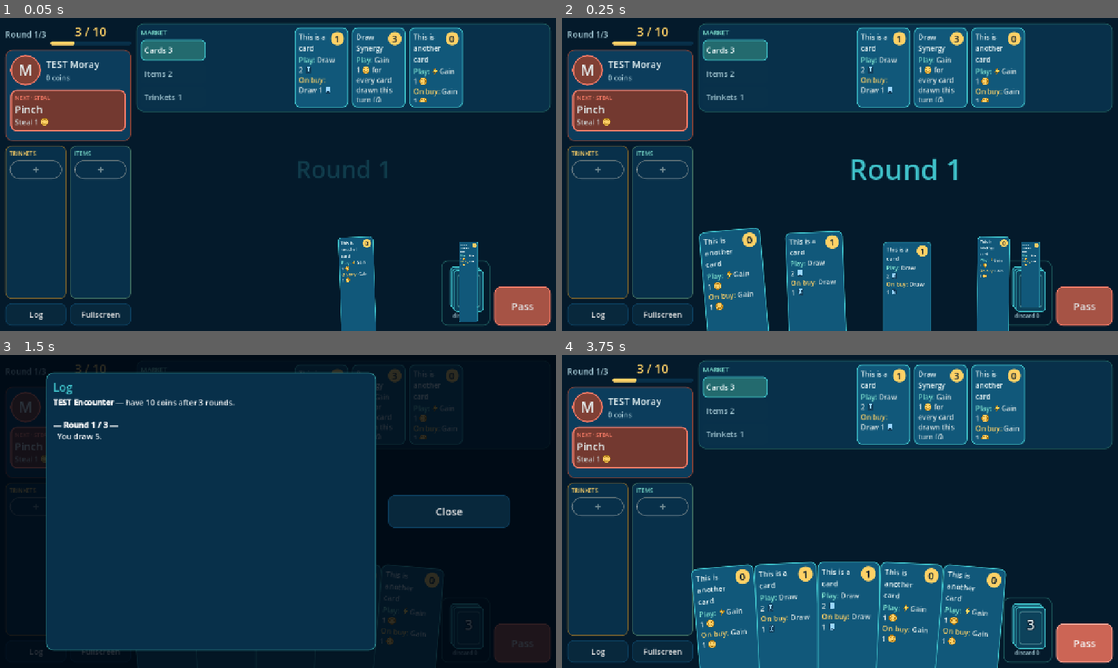
Above: before the commit, frames 1-4 (two rows, left to right).
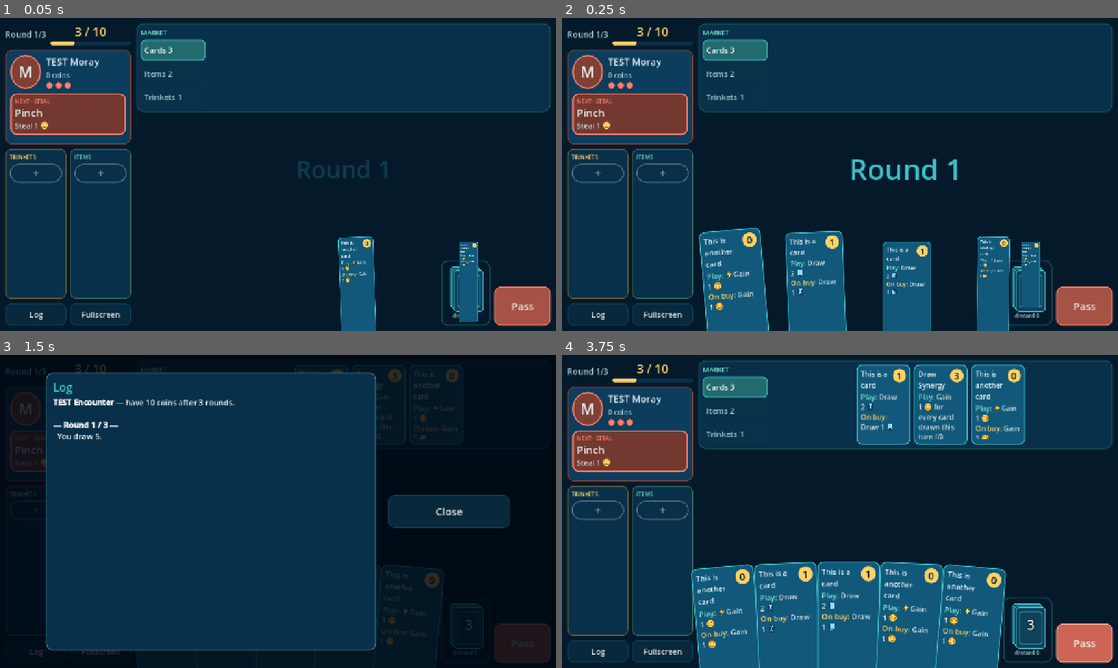
Above: after the commit, the same moments.

Repository: nimrodgo/untitled-game
Game: Godot game, scene res://scenes/main.tscn
The game is run twice, just before and just after one commit, with the same random seed, the same clock (stepped at 60 frames per second) and the same inputs.
Inputs:
- Up to frame 1 (0.05 s): no input
- Up to frame 2 (0.25 s): no input
- Up to frame 3 (1.5 s): click "Log" at 0.5 s; click "Cards 3" at 1.25 s
- Up to frame 4 (3.75 s): click "Items 2" at 2 s; click "Trinkets 1" at 2.75 s; click "Pass" at 3.5 s

The runs differ from the first frame. In frame 1, 10% of the frame differs, in the area x 0-84%, y 2-53%; in frame 2, 10%; in frame 3, 0.2%; in frame 4, 2.6%.

Commit message:
Market restocks only at round start; enemy has limited actions per round; turn = round
- Buying no longer refills a market slot; all card slots restock at the start
  of each round (sold-out item/trinket slots refill from their pools)
- EnemyData.actions_per_round (default 3): the enemy answers your actions until
  it runs out; pips on its panel show what's left
- 'This turn' now means the whole round, so Draw Synergy counts every card drawn
  this round (opening hand excluded); trinkets are once per round

Co-Authored-By: Claude Opus 5.5 <noreply@anthropic.com>
Claude-Session: https://claude.ai/code/session_01TBZeBavP1t1KXm3GvPKJ3w

Diff:
--- a/scripts/core/encounter.gd
+++ b/scripts/core/encounter.gd
@@ -3,12 +3,13 @@
 ## The rules engine for a single encounter. UI-agnostic: the screen and the
 ## headless simulator both drive it through the public methods.
 ##
-## Structure: `rounds` rounds. At round start you draw a hand. Each of your
-## turns = any number of FREE actions (instant cards, using a trinket) followed
-## by exactly ONE action (play a card, or buy a card/item/trinket/enhancement,
-## or upgrade a trinket) — or PASS, which ends the round for you.
-## The enemy doesn't play cards: after every action you take it resolves its
-## next scripted intent (always visible in advance).
+## Structure: `rounds` rounds; each round is one TURN for you. You draw a hand,
+## then take ACTIONS one at a time: any number of FREE ones (instant cards,
+## using a trinket) and normal ones (play a card, buy a card/item/trinket/
+## upgrade, upgrade a trinket). PASS ends your turn and the round.
+## The enemy doesn't play cards: it answers each of your normal actions with
+## its next scripted intent (always visible), up to actions_per_round times.
+## The market restocks at the start of each round.
 ## After the last round you win if coins >= coin_target.
 
 signal changed
@@ -26,7 +27,8 @@
 var active: PlayerState
 var is_over := false
 var won := false
-var _actions_since_enemy := 0
+## Enemy intents still available this round.
+var enemy_actions_left := 0
 ## Where the most recently bought card went (the UI animates it there).
 var last_bought_zone: GameRules.Zone = GameRules.DEFAULT_BUY_DESTINATION
 
@@ -151,7 +153,6 @@
 	log_line("You play %s%s." % [_card_name(card), " (instant)" if instant else ""])
 	var ctx := _ctx(p, card)
 	p.cards_played_this_turn += 1
-	p.cards_played_this_round += 1
 	_run(card.get_on_play(), ctx)
 	p.in_play.append(card)
 	_fire(GameRules.Trigger.CARD_PLAYED, p, ctx)
@@ -270,9 +271,10 @@
 		ctx.source_name = intent.display_name
 		_run(intent.effects, ctx)
 		enemy.intent_index += 1
+		enemy_actions_left -= 1
 	_fire(GameRules.Trigger.ENEMY_ACTED, enemy, _ctx(enemy))
 	_fire(GameRules.Trigger.ENEMY_ACTED, player, _ctx(player))
-	_begin_player_turn()
+	_await_player_action()
 
 
 # ------------------------------------------------ helpers used by effects
@@ -299,7 +301,6 @@
 		p.hand.append(p.draw_pile.pop_back())
 		drawn += 1
 	p.cards_drawn_this_turn += drawn
-	p.cards_drawn_this_round += drawn
 	if drawn > 0 and round_num > 0 and not p.is_enemy:
 		log_line("  %s draw %d." % [p.display_name, drawn])
 
@@ -325,9 +326,9 @@
 		p = player
 	return {
 		"cards_drawn_this_turn": p.cards_drawn_this_turn,
-		"cards_drawn_this_round": p.cards_drawn_this_round,
+		"cards_drawn_this_round": p.cards_drawn_this_turn,
 		"cards_played_this_turn": p.cards_played_this_turn,
-		"cards_played_this_round": p.cards_played_this_round,
+		"cards_played_this_round": p.cards_played_this_turn,
 		"coins": p.coins,
 		"round": round_num,
 	}
@@ -344,18 +345,23 @@
 	log_line("\n[b]— Round %d / %d —[/b]" % [round_num, data.rounds])
 	player.passed = false
 	player.buys_this_round = 0
-	player.cards_played_this_round = 0
+	if round_num > 1:
+		shop.restock()
+		log_line("  The market restocks.")
 	for p in [player, enemy]:
 		for it in p.items:
 			it.uses_this_round = 0
 	for t in player.trinkets:
 		t.used = false
 	draw_cards(player, GameRules.HAND_SIZE - player.hand.size())
-	player.cards_drawn_this_round = 0   # the opening hand doesn't count
+	# New turn: the opening hand doesn't count as "drawn this turn".
+	player.cards_drawn_this_turn = 0
+	player.cards_played_this_turn = 0
+	enemy_actions_left = data.enemy.actions_per_round if data.enemy else 0
 	_fire(GameRules.Trigger.ROUND_START, player, _ctx(player))
 	_fire(GameRules.Trigger.ROUND_START, enemy, _ctx(enemy))
-	_actions_since_enemy = 0
-	_begin_player_turn()
+	_fire(GameRules.Trigger.TURN_START, player, _ctx(player))
+	_await_player_action()
 
 
 func _end_round() -> void:
@@ -381,14 +387,11 @@
 	ended.emit(won)
 
 
-func _begin_player_turn() -> void:
+func _await_player_action() -> void:
 	active = player
-	player.cards_drawn_this_turn = 0
-	player.cards_played_this_turn = 0
-	if GameRules.TRINKET_LIMIT == GameRules.TrinketLimit.PER_TURN:
+	if GameRules.TRINKET_LIMIT == GameRules.TrinketLimit.PER_ACTION:
 		for t in player.trinkets:
 			t.used = false
-	_fire(GameRules.Trigger.TURN_START, player, _ctx(player))
 	changed.emit()
 
 
@@ -406,14 +409,12 @@
 		log_line("  You take another action.")
 		changed.emit()
 		return
-	_actions_since_enemy += 1
-	if _actions_since_enemy >= GameRules.ENEMY_ACTS_EVERY and current_intent() != null:
-		_actions_since_enemy = 0
+	if enemy_actions_left > 0 and current_intent() != null:
 		active = enemy
 		changed.emit()
 		enemy_turn_pending.emit()
 	else:
-		_begin_player_turn()
+		_await_player_action()
 
 
 func _fire(trigger: GameRules.Trigger, p: PlayerState, ctx: EffectContext) -> void:
--- a/scripts/core/game_rules.gd
+++ b/scripts/core/game_rules.gd
@@ -12,7 +12,7 @@
 enum Trigger {
 	ENCOUNTER_START,
 	ROUND_START,
-	TURN_START,
+	TURN_START,            ## Start of your turn (= start of the round, after drawing).
 	BEFORE_CARD_BUY,       ## Fires before a card is placed; can change its destination.
 	CARD_BOUGHT,
 	CARD_PLAYED,
@@ -24,12 +24,15 @@
 	ENEMY_ACTED,           ## After the enemy resolves an intent (fires for both sides).
 }
 
-enum TrinketLimit { PER_TURN, PER_ROUND }
+## Terminology: a TURN is your whole round (draw a hand, act until you pass).
+## Within it you take ACTIONS one at a time; the enemy may answer an action.
+enum TrinketLimit { PER_TURN, PER_ACTION }
 
 const HAND_SIZE := 5
 ## Concept: bought cards are shuffled into your deck.
 const DEFAULT_BUY_DESTINATION := Zone.DRAW_SHUFFLE
 const DISCARD_HAND_AT_ROUND_END := true
+## Trinkets: usable once per turn (= once per round).
 const TRINKET_LIMIT := TrinketLimit.PER_TURN
 
 ## Which purchases use up your one action for the turn.
@@ -39,8 +42,8 @@
 const TRINKET_UPGRADE_IS_ACTION := true
 const ENHANCEMENT_BUY_IS_ACTION := true
 
-## The enemy resolves its next intent after every N player actions.
-const ENEMY_ACTS_EVERY := 1
+## The enemy answers each of your actions with its next intent, until it has
+## used EnemyData.actions_per_round for this round.
 
 ## Seconds before the enemy's intent resolves, so the player can follow along.
 const ENEMY_STEP_DELAY := 0.6
--- a/scripts/data/encounter_data.gd
+++ b/scripts/data/encounter_data.gd
@@ -10,7 +10,8 @@
 @export var enemy: EnemyData
 
 @export_group("Shop")
-## Card pool; duplicates make a card more likely. Card slots refill from it.
+## Card pool; duplicates make a card more likely. The market restocks from it
+## at the start of every round (bought slots stay empty until then).
 @export var card_pool: Array[CardData] = []
 @export var item_pool: Array[ItemData] = []
 @export var trinket_pool: Array[TrinketData] = []
@@ -19,7 +20,8 @@
 @export var item_slots: int = 2
 @export var trinket_slots: int = 1
 @export var enhancement_slots: int = 1
-@export var refill_card_slots: bool = true
+## Legacy: refill a card slot immediately when it's bought (off = restock per round).
+@export var refill_card_slots: bool = false
 
 @export_group("Debug")
 ## 0 = random each time.
--- a/scripts/data/enemy_data.gd
+++ b/scripts/data/enemy_data.gd
@@ -6,6 +6,9 @@
 @export var display_name: String = "Enemy"
 @export var starting_coins: int = 0
 @export var intents: Array[EnemyIntent] = []
+## How many intents it resolves per round. It answers your actions one by one
+## until these run out; after that you act freely until you pass.
+@export var actions_per_round: int = 3
 ## Index of the first intent (lets two copies of an enemy be out of phase).
 @export var start_intent: int = 0
 ## Passive items the enemy starts with (it can never buy more).
--- a/scripts/model/player_state.gd
+++ b/scripts/model/player_state.gd
@@ -18,10 +18,9 @@
 var can_shop_items := true   ## Enemies can never buy items/trinkets.
 var cards_bought := 0
 ## Stats usable by effects (GainCoinsPerStatEffect) and card text ({name}).
+## "Turn" = your whole round; the opening hand doesn't count as drawn.
 var cards_drawn_this_turn := 0
-var cards_drawn_this_round := 0
 var cards_played_this_turn := 0
-var cards_played_this_round := 0
 var buys_this_round := 0
 
 
--- a/scripts/model/shop_state.gd
+++ b/scripts/model/shop_state.gd
@@ -29,6 +29,22 @@
 		trinkets.append(_trinket_bag.pop_back() if not _trinket_bag.is_empty() else null)
 	for i in data.enhancement_slots:
 		enhancements.append(_enh_bag.pop_back() if not _enh_bag.is_empty() else null)
+
+
+## New round: fresh cards in every card slot; sold-out item / trinket /
+## upgrade slots are refilled from what's left in their pools.
+func restock() -> void:
+	for i in cards.size():
+		cards[i] = _random_card()
+	for i in items.size():
+		if items[i] == null and not _item_bag.is_empty():
+			items[i] = _item_bag.pop_back()
+	for i in trinkets.size():
+		if trinkets[i] == null and not _trinket_bag.is_empty():
+			trinkets[i] = _trinket_bag.pop_back()
+	for i in enhancements.size():
+		if enhancements[i] == null and not _enh_bag.is_empty():
+			enhancements[i] = _enh_bag.pop_back()
 
 
 func take_card(slot: int) -> CardData:
--- a/scripts/ui/encounter_screen.gd
+++ b/scripts/ui/encounter_screen.gd
@@ -28,6 +28,7 @@
 var _enemy_portrait_label: Label
 var _enemy_portrait: PanelContainer
 var _enemy_chips: HBoxContainer
+var _enemy_pips: HBoxContainer
 var _intent_bubble: PanelContainer
 var _intent_title: Label
 var _intent_kind: Label
@@ -164,6 +165,9 @@
 	if enc.round_num != _last_round:
 		_last_round = enc.round_num
 		_round_banner("Round %d" % enc.round_num)
+		# Market restocked: fade the new stock in.
+		_shop_row.modulate.a = 0.0
+		_shop_row.create_tween().tween_property(_shop_row, "modulate:a", 1.0, 0.5).set_delay(0.3)
 
 	# Enemy.
 	_enemy_name.text = enc.enemy.display_name
@@ -179,6 +183,18 @@
 		Icons.append(_intent_desc, intent.get_description(), 19)
 	else:
 		_intent_title.text = "—"
+	# Actions left this round: filled pips; the intent fades once it's spent.
+	var total_actions: int = enc.data.enemy.actions_per_round if enc.data.enemy else 0
+	_clear(_enemy_pips)
+	for i in total_actions:
+		var pip := Panel.new()
+		pip.custom_minimum_size = Vector2(16, 16)
+		pip.mouse_filter = Control.MOUSE_FILTER_IGNORE
+		var left := i < enc.enemy_actions_left
+		pip.add_theme_stylebox_override("panel", Palette.box(Palette.CORAL if left else Color.TRANSPARENT,
+			Palette.CORAL.darkened(0.2), 8, 2, 0))
+		_enemy_pips.add_child(pip)
+	_intent_bubble.modulate = Color.WHITE if enc.enemy_actions_left > 0 else Color(1, 1, 1, 0.4)
 	_clear(_enemy_chips)
 	for it in enc.enemy.items:
 		var item: ItemInstance = it
@@ -498,7 +514,7 @@
 	var desc := td.levels[0].get_text() if not td.levels.is_empty() else ""
 	if td.description != "":
 		desc = td.description + "\n" + desc
-	return CardView.make(td.display_name, td.cost, "Once per turn (free): " + desc, Palette.CARD_TRINKET, sz, "TRINKET")
+	return CardView.make(td.display_name, td.cost, "Once per round (free): " + desc, Palette.CARD_TRINKET, sz, "TRINKET")
 
 
 func _show_trinket_popup(idx: int) -> void:
@@ -508,7 +524,7 @@
 		actions.append({"label": "Upgrade (%d)" % t.upgrade_cost(), "enabled": enc.can_upgrade_trinket(idx),
 			"cb": func(): enc.upgrade_trinket(idx)})
 	_show_popup(CardView.make(t.get_name(), -1, t.get_description(), Palette.CARD_TRINKET, CardView.LARGE,
-		"TRINKET" + (" · used this turn" if t.used else "")), "", actions,
+		"TRINKET" + (" · used this round" if t.used else "")), "", actions,
 		"Using is free. " + ("Upgrading uses your action." if GameRules.TRINKET_UPGRADE_IS_ACTION else ""))
 
 
@@ -523,7 +539,8 @@
 		v.dim_when_disabled = false
 		v.set_enabled(i == 0)
 		vb.add_child(v)
-	_show_popup(vb, "", [], "%s acts after each of your actions, in this order." % enc.enemy.display_name)
+	_show_popup(vb, "", [], "%s answers your actions in this order, %d times per round (%d left)." % [
+		enc.enemy.display_name, enc.data.enemy.actions_per_round, enc.enemy_actions_left])
 
 
 
@@ -740,6 +757,10 @@
 	einfo.add_child(_enemy_name)
 	_enemy_sub = CardView._label("", 16, Palette.MUTED)
 	einfo.add_child(_enemy_sub)
+	_enemy_pips = HBoxContainer.new()
+	_enemy_pips.add_theme_constant_override("separation", 5)
+	_enemy_pips.tooltip_text = "Enemy actions left this round"
+	einfo.add_child(_enemy_pips)
 	_intent_bubble = PanelContainer.new()
 	_intent_bubble.add_theme_stylebox_override("panel", Palette.box(Palette.CORAL.darkened(0.55), Palette.CORAL, 14, 3, 10))
 	_intent_bubble.mouse_filter = Control.MOUSE_FILTER_STOP
Not shown, changed: README.md
